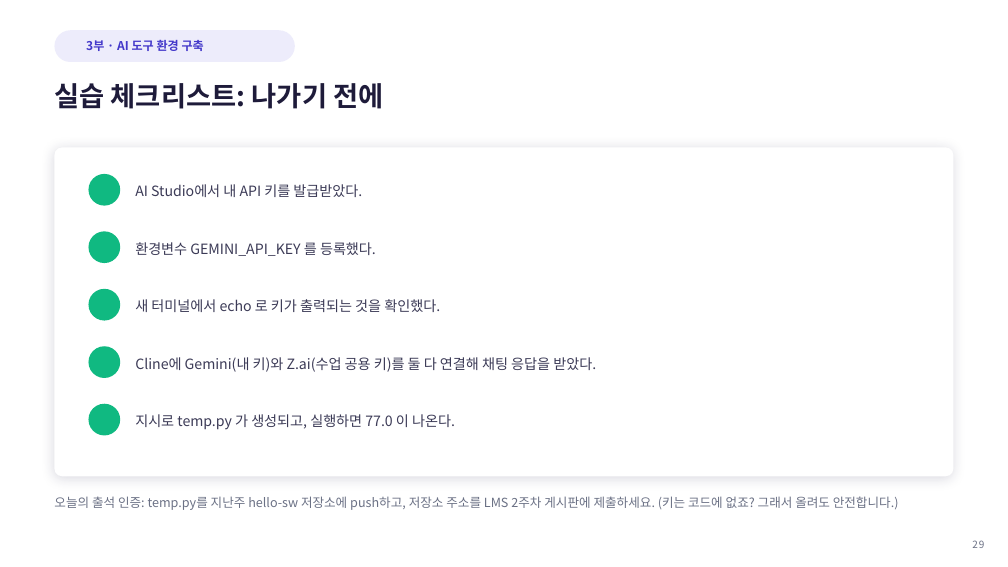
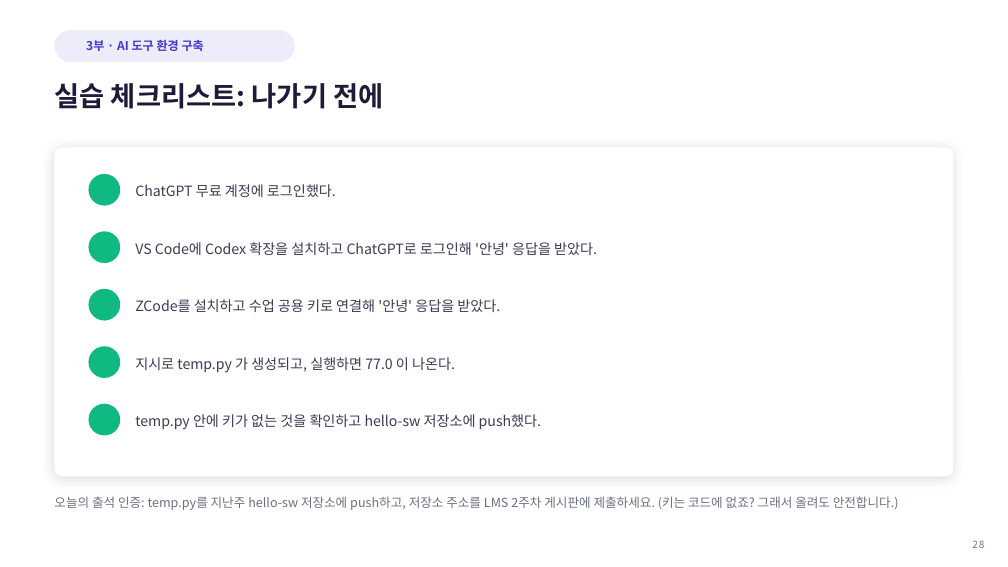
Before and after one commit to Sangdon-Park/Sangdon-Park.github.io, a slide deck: slide 28 of data/생성형 AI 소프트웨어공학/생성형AI소프트웨어공학_2강.pptx (slide 29 before the commit). Drawn at 1008x567 pixels with LibreOffice and Linux fonts; fonts in the diff are those of the drawing; background and template pictures are left out. Boxes give left, top, right and bottom in pixels: in the first picture for what was removed or moved away, otherwise in the second. Text is boxed around its words. In the diff, an @@ line names an element or a change of style, - is before the commit and + after.

```diff
--- a/data/생성형 AI 소프트웨어공학/생성형AI소프트웨어공학_2강.pptx
+++ b/data/생성형 AI 소프트웨어공학/생성형AI소프트웨어공학_2강.pptx
@@ text at box(135, 184, 336, 197): text changed @@
-AI Studio에서 내 API 키를 발급받았다.
+ChatGPT 무료 계정에 로그인했다.
@@ text at box(135, 242, 597, 255): text changed @@
-환경변수 GEMINI_API_KEY 를 등록했다.
+VS Code에 Codex 확장을 설치하고 ChatGPT로 로그인해 '안녕' 응답을 받았다.
@@ text at box(135, 299, 500, 312): text changed @@
-새 터미널에서 echo 로 키가 출력되는 것을 확인했다.
+ZCode를 설치하고 수업 공용 키로 연결해 '안녕' 응답을 받았다.
@@ text "지시로 temp.py 가 생성되고, 실행하면 ...": place and size @@
-text "지시로 temp.py 가 생성되고, 실행하면 ..." at box(135, 414, 455, 430)
+text "지시로 temp.py 가 생성되고, 실행하면 ..." at box(135, 357, 455, 373)
@@ text removed at box(135, 357, 596, 372) @@
-Cline에 Gemini(내 키)와 Z.ai(수업 공용 키)를 둘 다 연결해 채팅 응답을 받았다.
@@ text added at box(135, 414, 541, 430), 13.5 pt, text #3C3B57 @@
+temp.py 안에 키가 없는 것을 확인하고 hello-sw 저장소에 push했다.
```
Also in this commit, not shown: 10 other slides changed, 7 slides added, 8 slides removed, 35 other files.
